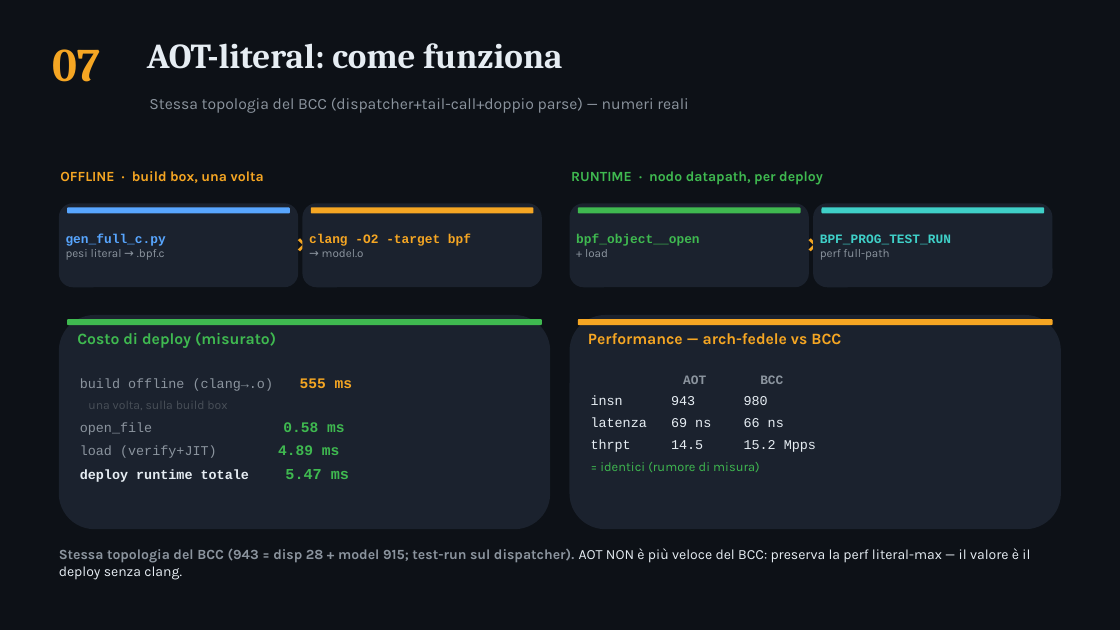
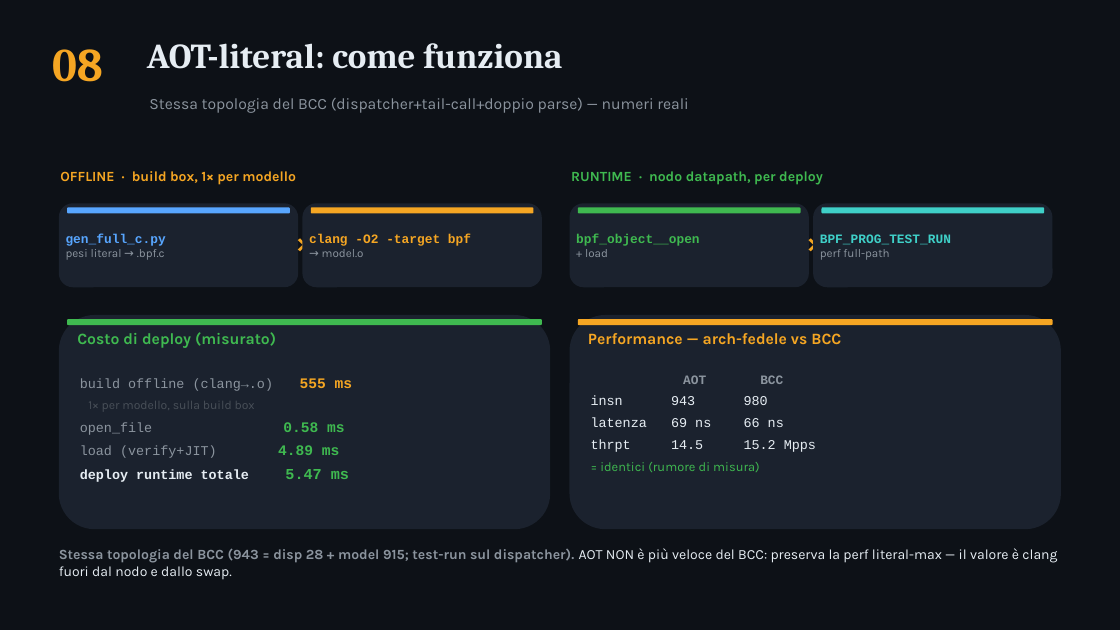
Before and after one commit to ettore-cantile/ipa_lab, a slide deck: slide 9 of docs/IPA_hardcoded_IV_ricompilazione.pptx (slide 8 before the commit). Drawn at 1120x630 pixels with LibreOffice and Linux fonts; fonts in the diff are those of the drawing. Boxes give left, top, right and bottom in pixels: in the first picture for what was removed or moved away, otherwise in the second. Text is boxed around its words. In the diff, an @@ line names an element or a change of style, - is before the commit and + after.

```diff
--- a/docs/IPA_hardcoded_IV_ricompilazione.pptx
+++ b/docs/IPA_hardcoded_IV_ricompilazione.pptx
@@ text at (52,49,103,82): text changed @@
-07
+08
@@ text at (60,171,296,185): text changed @@
-OFFLINE · build box, una volta
+OFFLINE · build box, 1× per modello
@@ text at (88,401,255,409): text changed @@
-una volta, sulla build box
+1× per modello, sulla build box
@@ text at (59,548,1057,579): text changed @@
-Stessa topologia del BCC (943 = disp 28 + model 915; test-run sul dispatcher). AOT NON è più veloce del BCC: preserva la perf literal-max — il valore è il deploy senza clang.
+Stessa topologia del BCC (943 = disp 28 + model 915; test-run sul dispatcher). AOT NON è più veloce del BCC: preserva la perf literal-max — il valore è clang fuori dal nodo e dallo swap.
```
Also in this commit, not shown: 8 other slides changed, 2 slides added, 1 slide removed, 1 other file.
